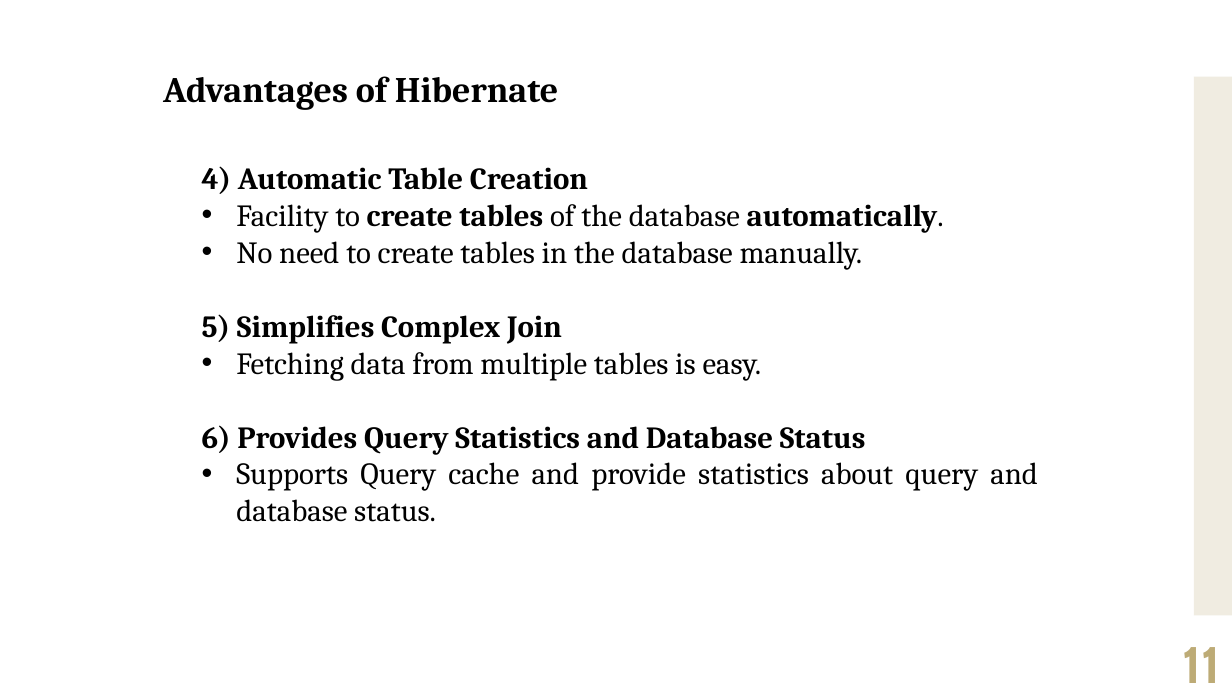
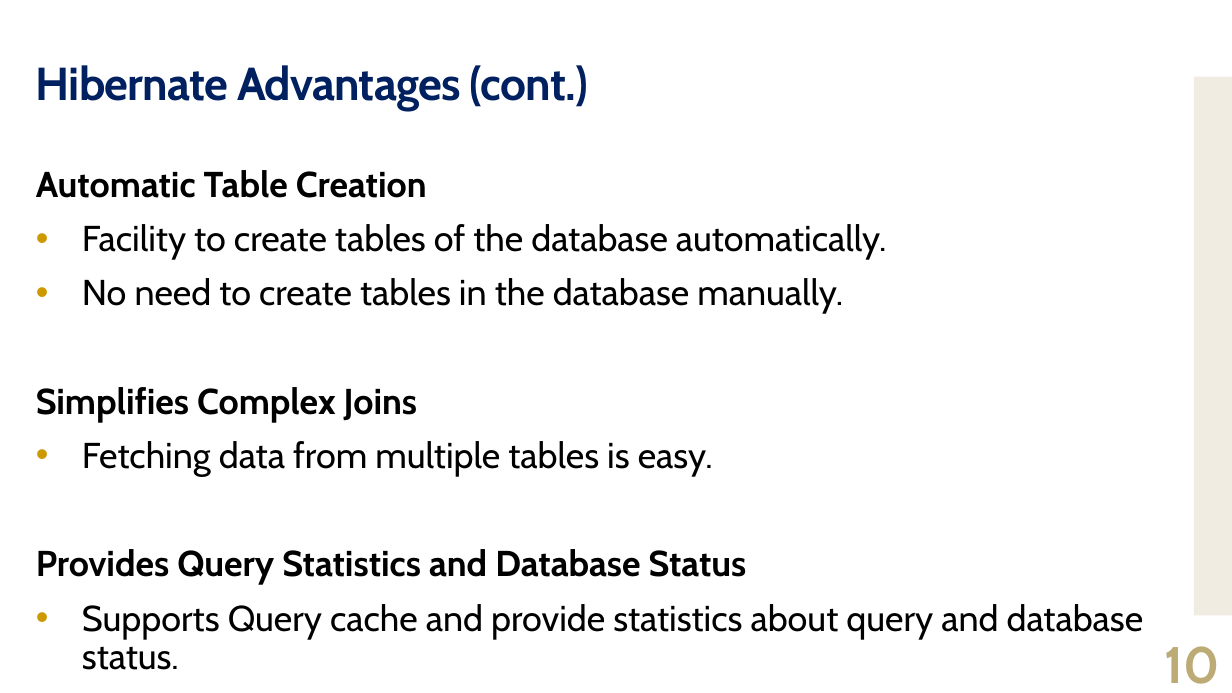
Before and after one commit to jrambasana/AJP2022-material, a slide deck: slide 10 of AJP Slides/AJP (01ce0502) - Unit 6 - Hibernate 01.pptx (slide 11 before the commit). Drawn at 1232x693 pixels with LibreOffice and Linux fonts; fonts in the diff are those of the drawing. Boxes give left, top, right and bottom in pixels: in the first picture for what was removed or moved away, otherwise in the second. Text is boxed around its words. In the diff, an @@ line names an element or a change of style, - is before the commit and + after.

```diff
--- a/AJP Slides/AJP (01ce0502) - Unit 6 - Hibernate 01.pptx
+++ b/AJP Slides/AJP (01ce0502) - Unit 6 - Hibernate 01.pptx
@@ title added at [36, 65, 588, 111], 36 pt, text #002060, bold @@
+Hibernate Advantages (cont.)
@@ text removed at [163, 76, 558, 110] @@
-Advantages of Hibernate
@@ text "Automatic Table Creation": place and size @@
-text "Automatic Table Creation" at [202, 166, 1038, 522]
+text "Automatic Table Creation" at [36, 170, 1144, 639]
@@ text at [36, 170, 427, 198]: text changed; size 24 to 28 pt; font Cambria to Cabin @@
-4) Automatic Table Creation
+Automatic Table Creation
@@ text at [82, 224, 1144, 639]: size 24 to 28 pt, font Cambria to Cabin in "Facility to create tables of the database ...", "No need to create tables in the ...", "Fetching data from multiple tables is easy.", "Supports Query cache and provide statistics about ..."; bold off in "create tables automatically."; alignment justified to left; indent changed; line spacing 1 to 0.9; more space between paragraphs @@
@@ text at [36, 387, 417, 423]: text changed; size 24 to 28 pt; font Cambria to Cabin @@
-5) Simplifies Complex Join
+Simplifies Complex Joins
@@ text at [36, 549, 747, 585]: text changed; size 24 to 28 pt; font Cambria to Cabin @@
-6) Provides Query Statistics and Database Status
+Provides Query Statistics and Database Status
@@ page number at [1165, 646, 1220, 684]: text changed @@
-11
+10
```
Also in this commit, not shown: 63 other slides changed, 5 slides added.
